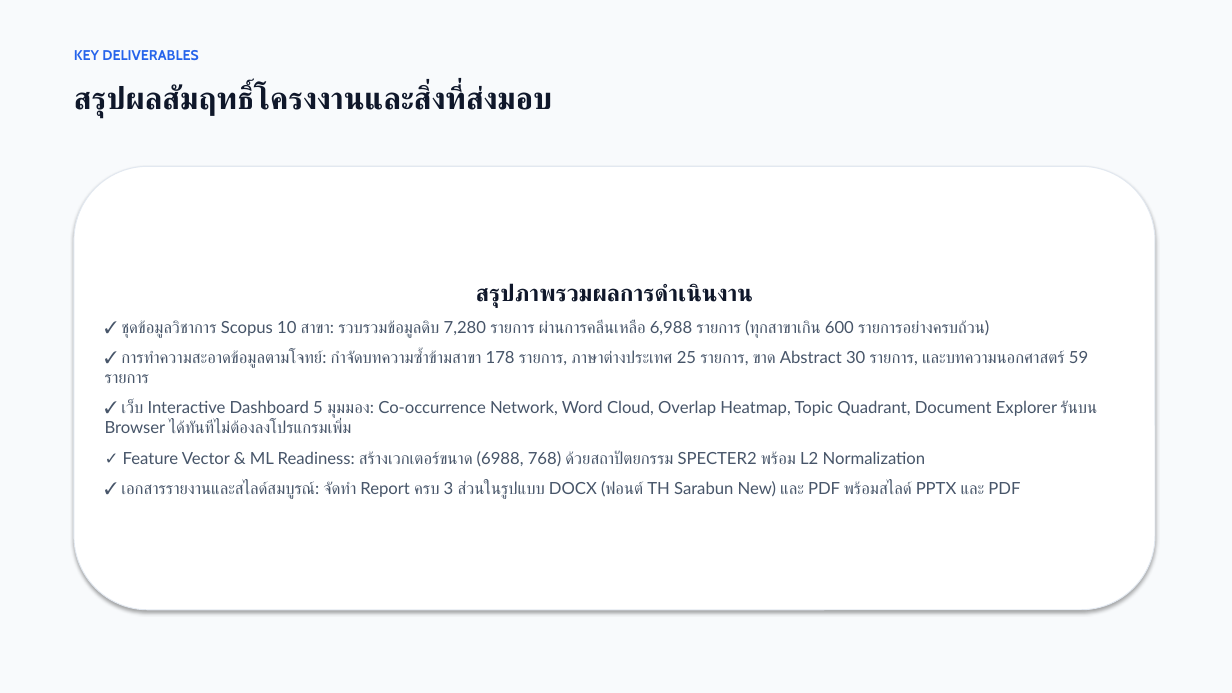
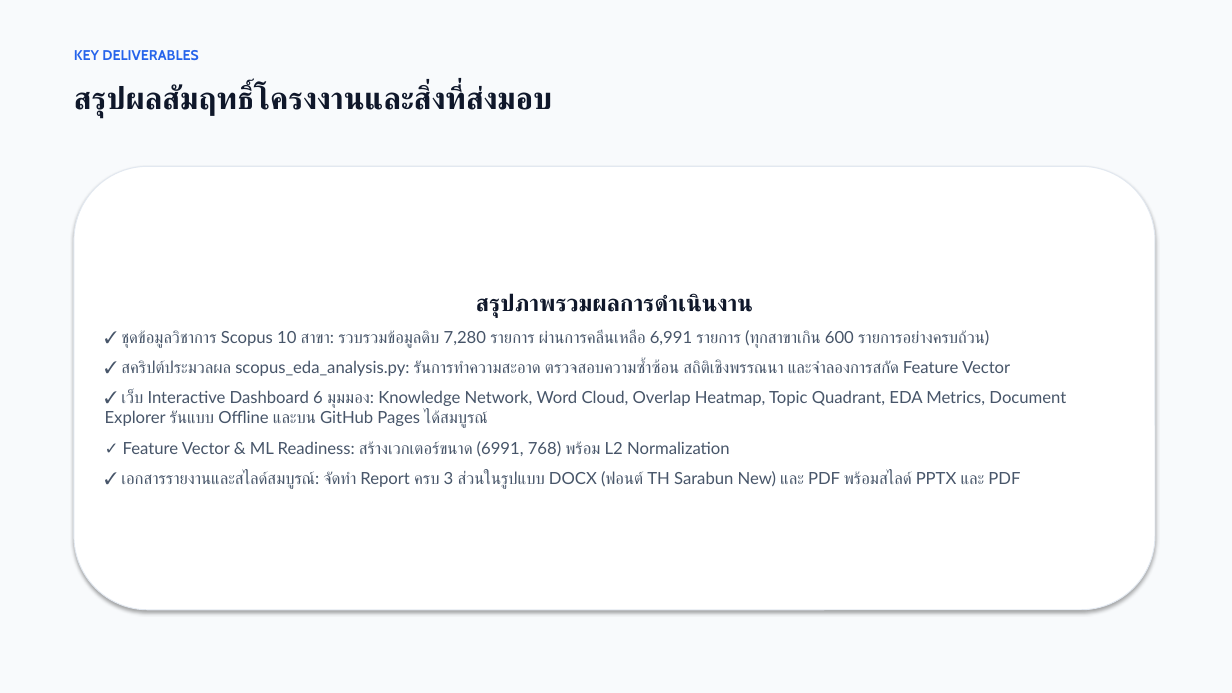
Before and after one commit to wayu15244/ScopusDataMidTerm, a slide deck: slide 12 of slides/EDA_Scopus_Presentation.pptx. Drawn at 1232x693 pixels with LibreOffice and Linux fonts; fonts in the diff are those of the drawing. Boxes give left, top, right and bottom in pixels: in the first picture for what was removed or moved away, otherwise in the second. Text is boxed around its words. In the diff, an @@ line names an element or a change of style, - is before the commit and + after.

Commit message:
Enhance interactive visualization with Apache ECharts, add core scopus_eda_analysis.py, and synchronize academic report and slides

```diff
--- a/slides/EDA_Scopus_Presentation.pptx
+++ b/slides/EDA_Scopus_Presentation.pptx
@@ text in rounded rectangle at [105,330,1066,456]: text changed @@
-✓ ชุดข้อมูลวิชาการ Scopus 10 สาขา: รวบรวมข้อมูลดิบ 7,280 รายการ ผ่านการคลีนเหลือ 6,988 รายการ (ทุกสาขาเกิน 600 รายการอย่างครบถ้วน)
-✓ การทำความสะอาดข้อมูลตามโจทย์: กำจัดบทความซ้ำข้ามสาขา 178 รายการ, ภาษาต่างประเทศ 25 รายการ, ขาด Abstract 30 รายการ, และบทความนอกศาสตร์ 59 รายการ
-✓ เว็บ Interactive Dashboard 5 มุมมอง: Co-occurrence Network, Word Cloud, Overlap Heatmap, Topic Quadrant, Document Explorer รันบน Browser ได้ทันทีไม่ต้องลงโปรแกรมเพิ่ม
-✓ Feature Vector & ML Readiness: สร้างเวกเตอร์ขนาด (6988, 768) ด้วยสถาปัตยกรรม SPECTER2 พร้อม L2 Normalization
+✓ ชุดข้อมูลวิชาการ Scopus 10 สาขา: รวบรวมข้อมูลดิบ 7,280 รายการ ผ่านการคลีนเหลือ 6,991 รายการ (ทุกสาขาเกิน 600 รายการอย่างครบถ้วน)
+✓ สคริปต์ประมวลผล scopus_eda_analysis.py: รันการทำความสะอาด ตรวจสอบความซ้ำซ้อน สถิติเชิงพรรณนา และจำลองการสกัด Feature Vector
+✓ เว็บ Interactive Dashboard 6 มุมมอง: Knowledge Network, Word Cloud, Overlap Heatmap, Topic Quadrant, EDA Metrics, Document Explorer รันแบบ Offline และบน GitHub Pages ได้สมบูรณ์
+✓ Feature Vector & ML Readiness: สร้างเวกเตอร์ขนาด (6991, 768) พร้อม L2 Normalization
```
Also in this commit, not shown: 8 other slides changed, 20 other files.
